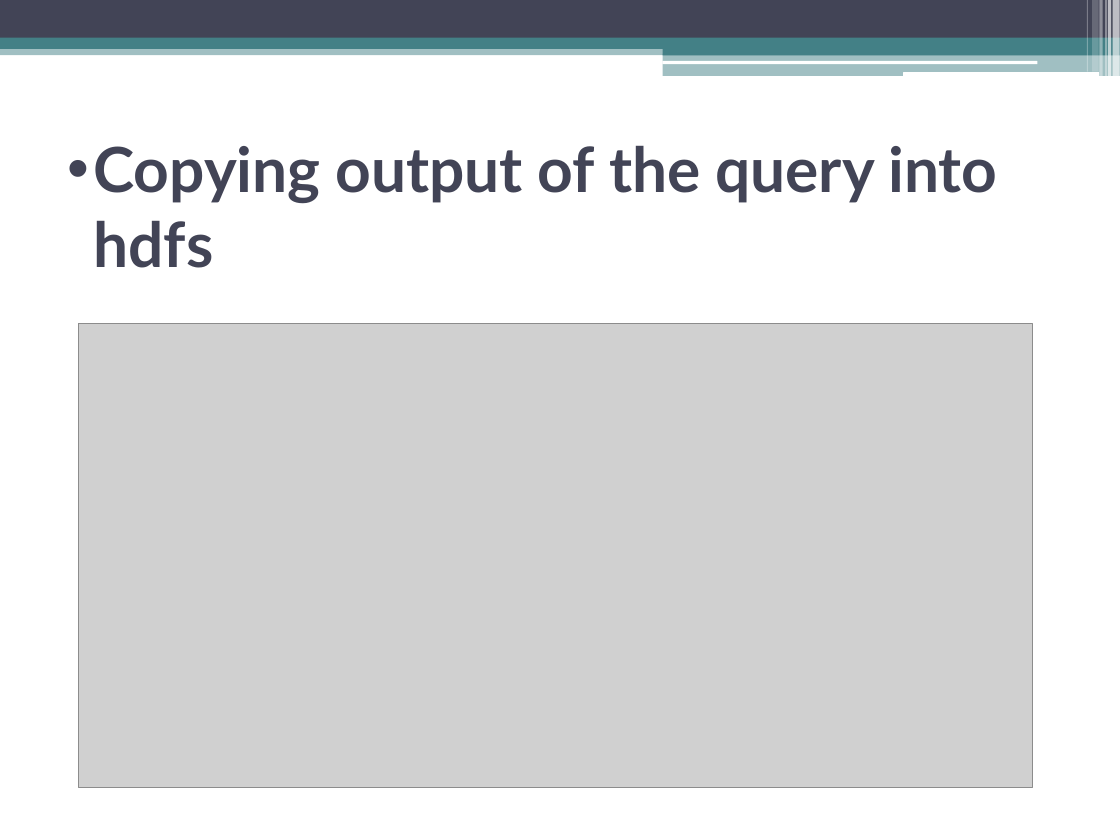
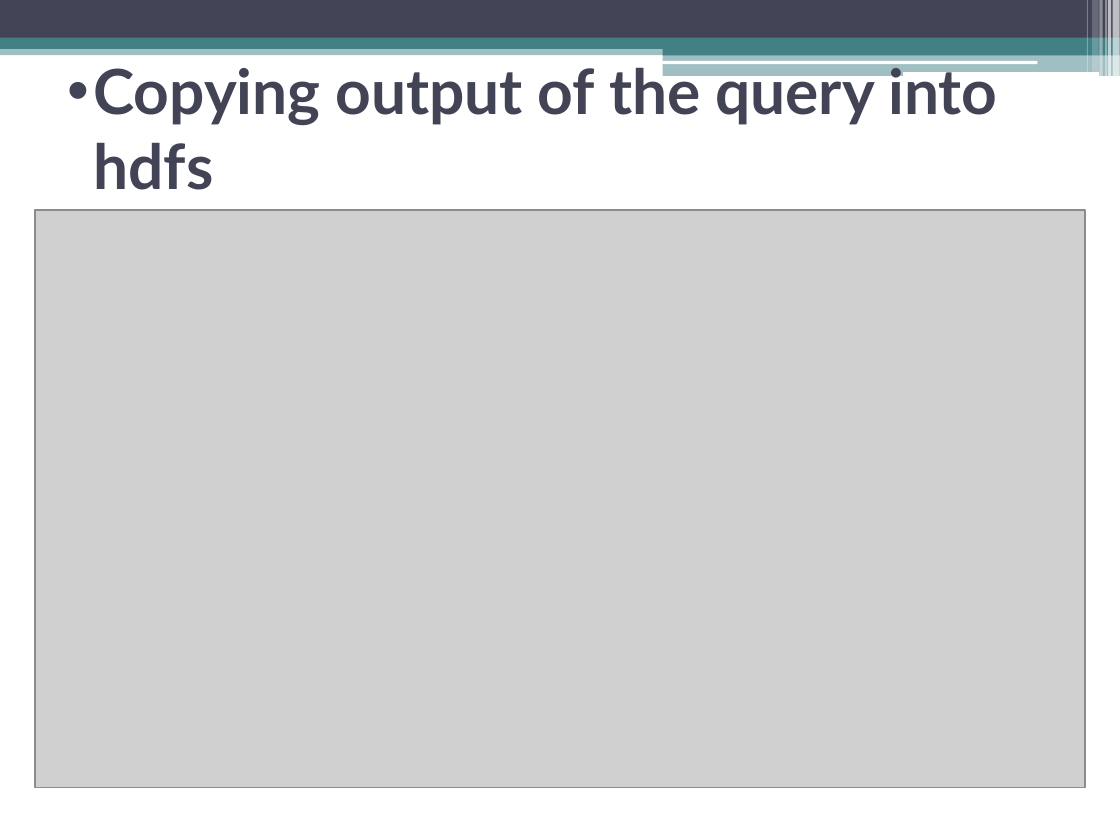
Before and after one commit to chaithragudimalla/Project1, a slide deck: slide 15 of project1.pptx (slide 13 before the commit). Drawn at 1120x840 pixels with LibreOffice and Linux fonts; fonts in the diff are those of the drawing; grey boxes stand for pictures. Boxes give left, top, right and bottom in pixels: in the first picture for what was removed or moved away, otherwise in the second. Text is boxed around its words. In the diff, an @@ line names an element or a change of style, - is before the commit and + after.

```diff
--- a/project1.pptx
+++ b/project1.pptx
@@ title "Copying output of the query ..." rewrapped from (x1=93, y1=145, x2=998, y2=268) to (x1=93, y1=60, x2=998, y2=190) @@
@@ picture resized from (x1=78, y1=324, x2=1033, y2=787) to (x1=35, y1=209, x2=1085, y2=787) @@
```
Also in this commit, not shown: 7 other slides changed, 2 slides added.
